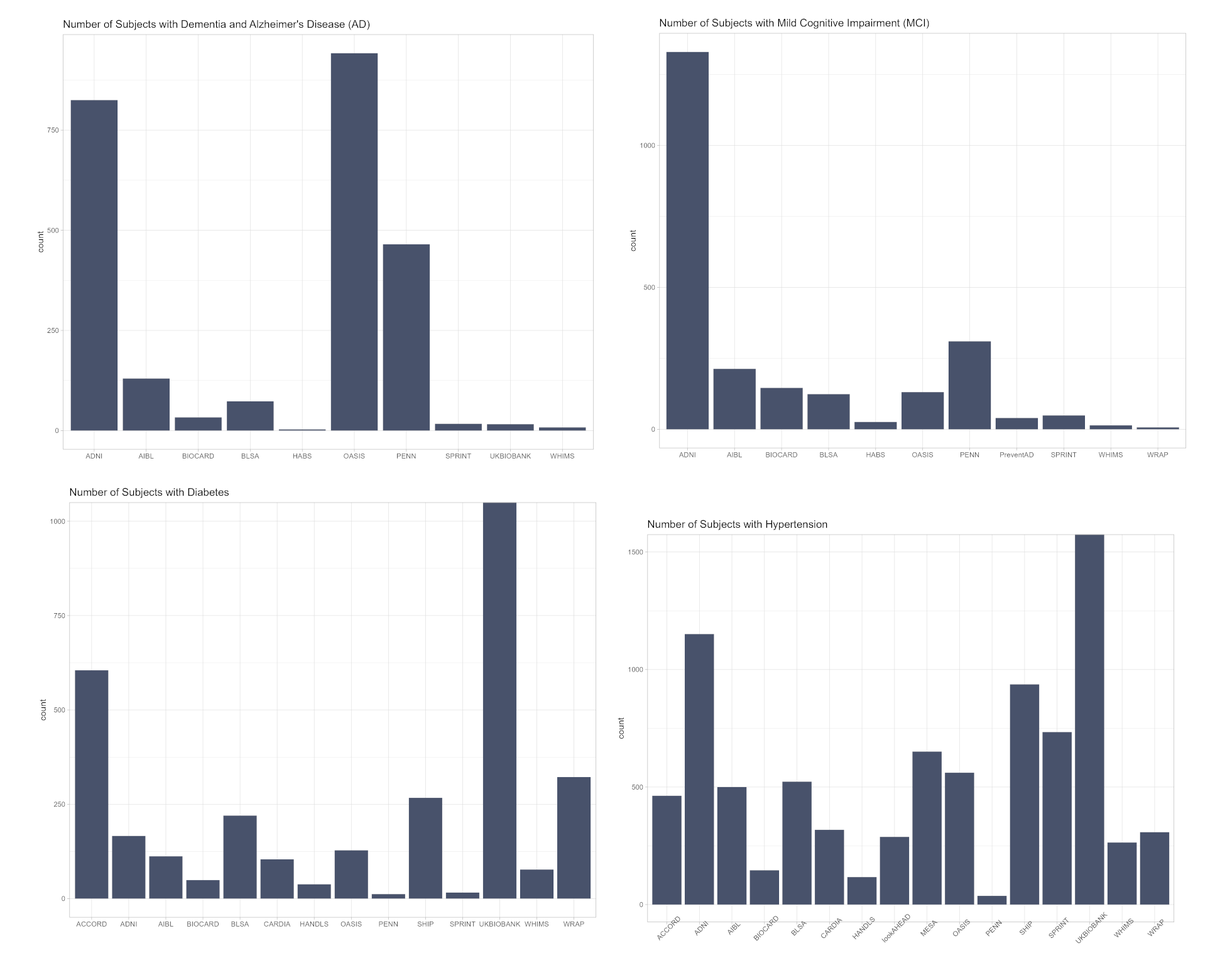
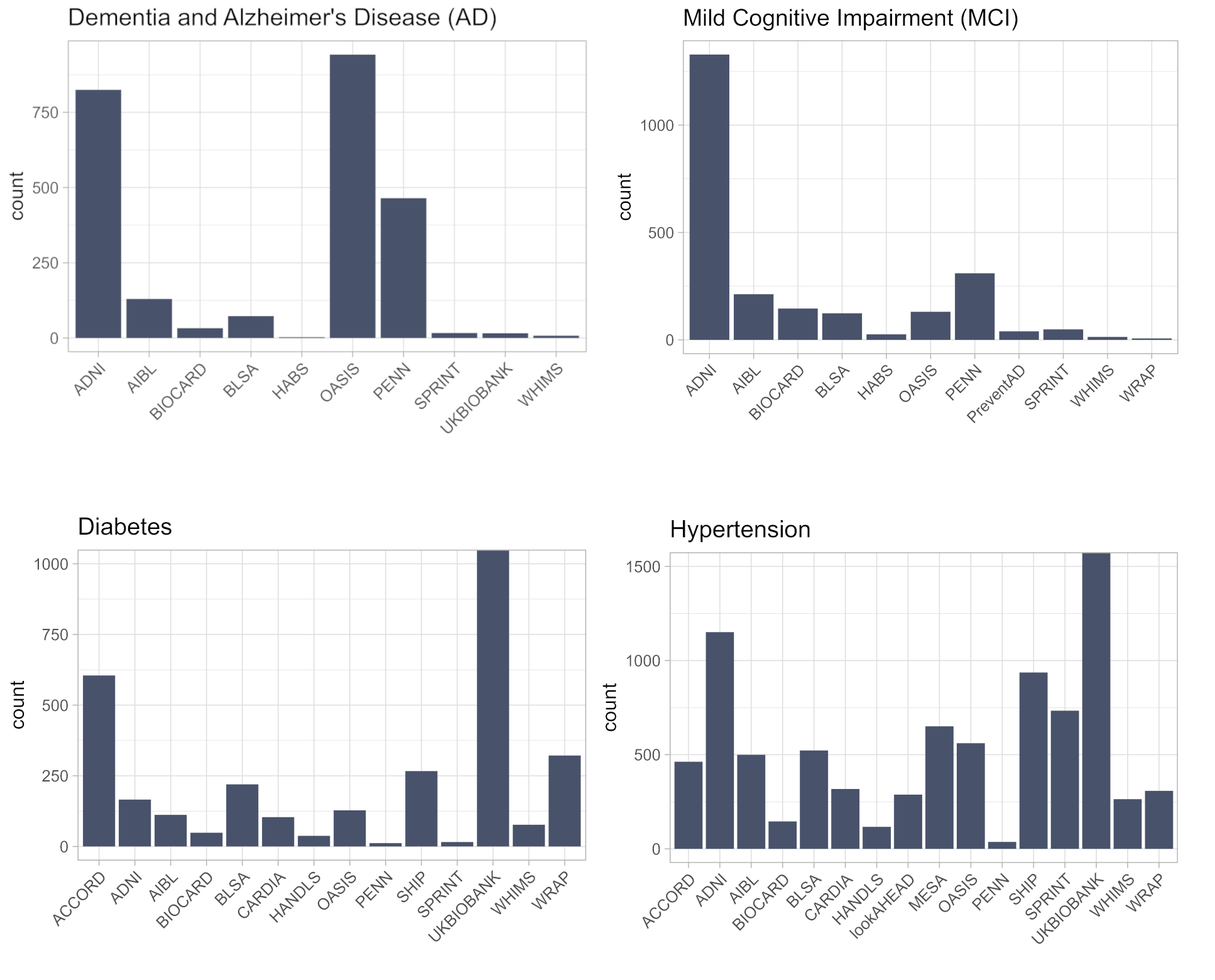
Before/after of a w=1215, h=980 layered artwork. What changed in the layer stack:
painted on "Plot_Htn.png" over [591,509,1179,945]
painted on "Plot_Diab.png" over [10,487,597,942]
added layer "Plot_MCI.png #1" above "Plot_AD.png" over [617,8,1188,458]
painted on "Plot_AD.png" over [8,7,595,459]
moved "Plot_MCI.png" above "Background", painted on it over [625,14,1188,458]
